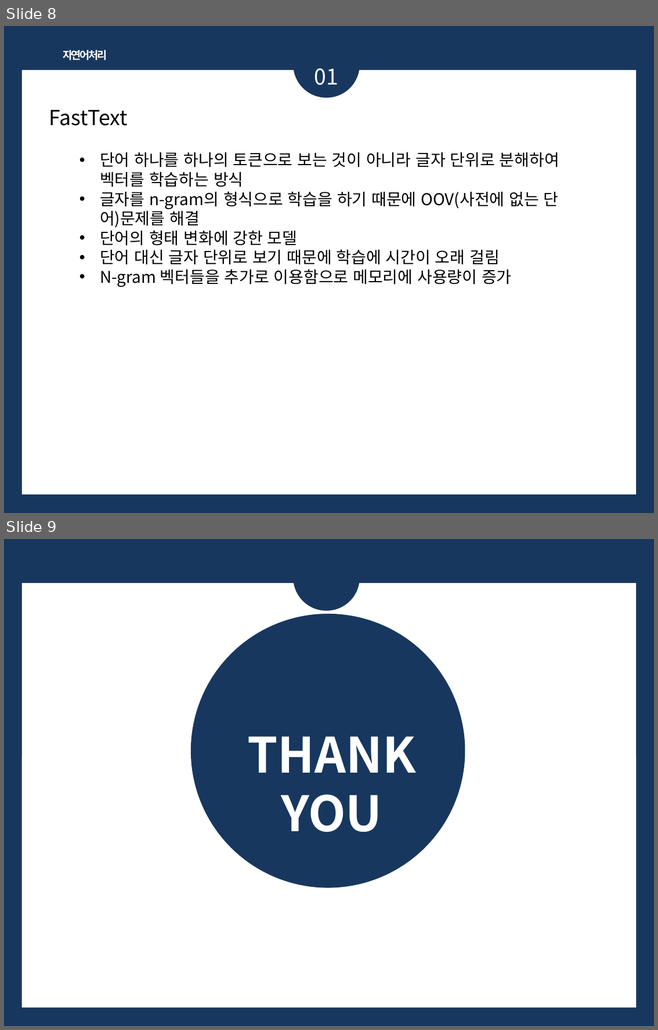
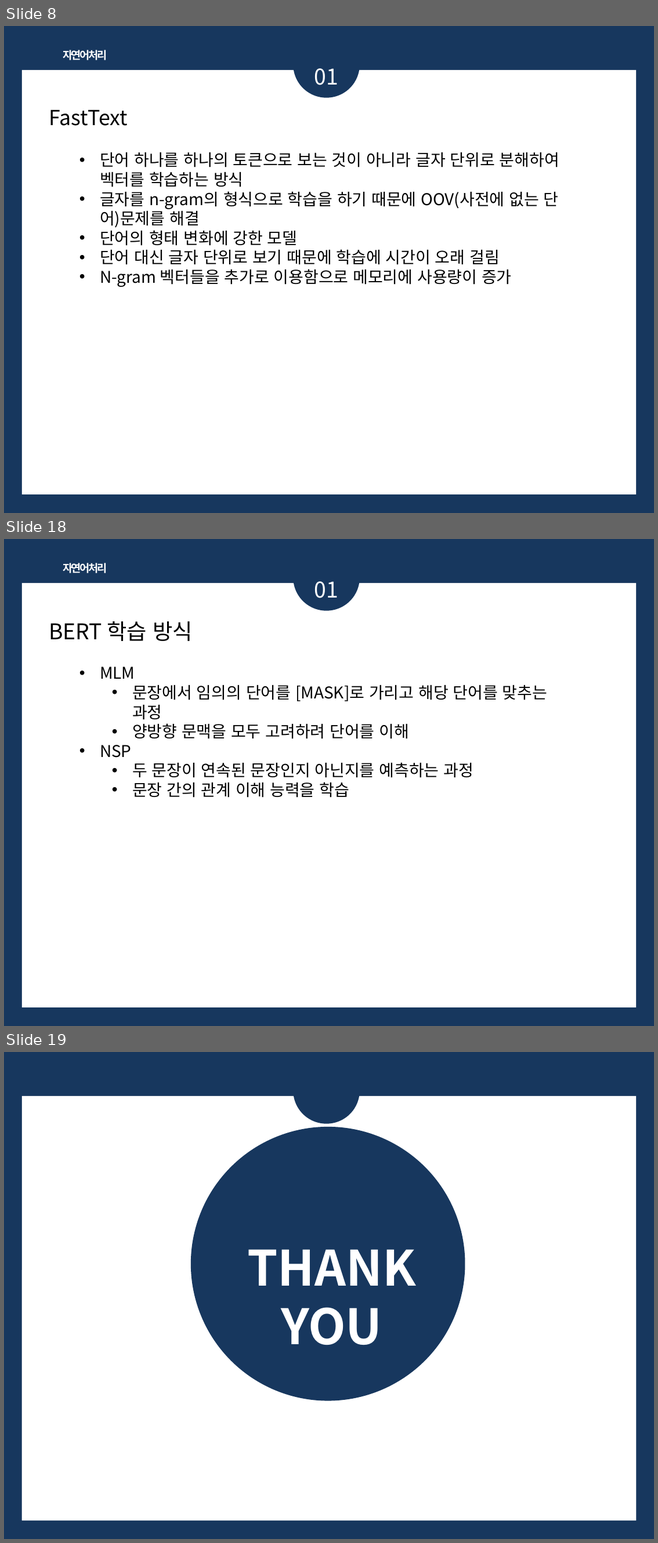
Before and after one commit to bsmoon-86/multicam_2025, a slide deck: PPT/자연어_임베딩.pptx. Shown one above the other, each under a label of ours: slides 8 and 9 before the commit, slides 8, 18 and 19 after it; the slides between them are not shown. The pictures are 658x1030 and 658x1543 pixels, drawn with LibreOffice and Linux fonts; fonts in the diff are those of the drawing. Boxes give left, top, right and bottom in pixels: in the first picture for what was removed or moved away, otherwise in the second. Text is boxed around its words. In the diff, an @@ line names an element or a change of style, - is before the commit and + after.

```diff
--- a/PPT/자연어_임베딩.pptx
+++ b/PPT/자연어_임베딩.pptx
@@ slide 18 added at [4,539,654,1026], background #17375E; not listed: 1 template element that a slide beside it also shows @@
@@ ellipse added at [293,544,360,610], fill #17375E @@
@@ text added at [63,563,107,573], 12 pt, text #FFFFFF, bold @@
+자연어처리
@@ text added at [314,581,338,598], 24 pt, text #FFFFFF @@
+01
@@ text added at [49,621,193,641], 24 pt, text #000000 @@
+BERT 학습 방식
@@ text added at [100,667,547,798], 18 pt, text #000000 @@
+• MLM
+  • 문장에서 임의의 단어를 [MASK]로 가리고 해당 단어를 맞추는 과정
+  • 양방향 문맥을 모두 고려하려 단어를 이해
+• NSP
+  • 두 문장이 연속된 문장인지 아닌지를 예측하는 과정
+  • 문장 간의 관계 이해 능력을 학습
@@ what was slide 9 is now slide 19 @@
```
Also in this commit, not shown: 9 other slides added.
